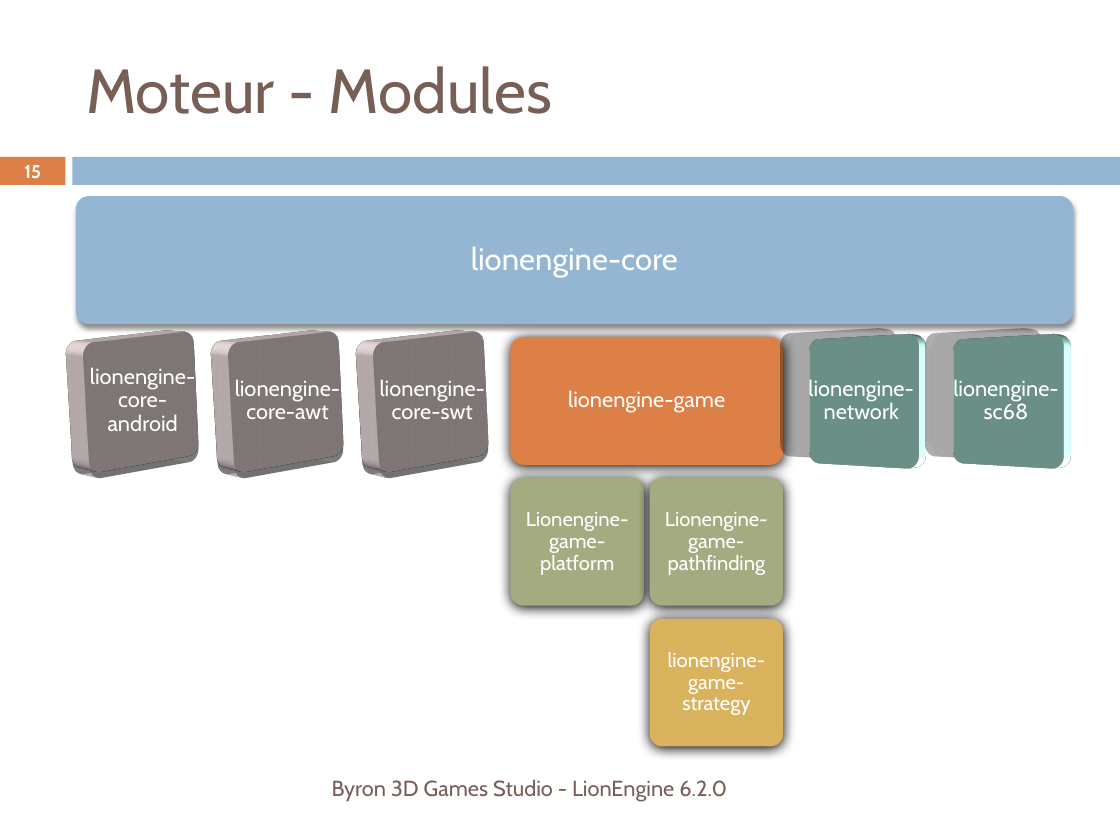
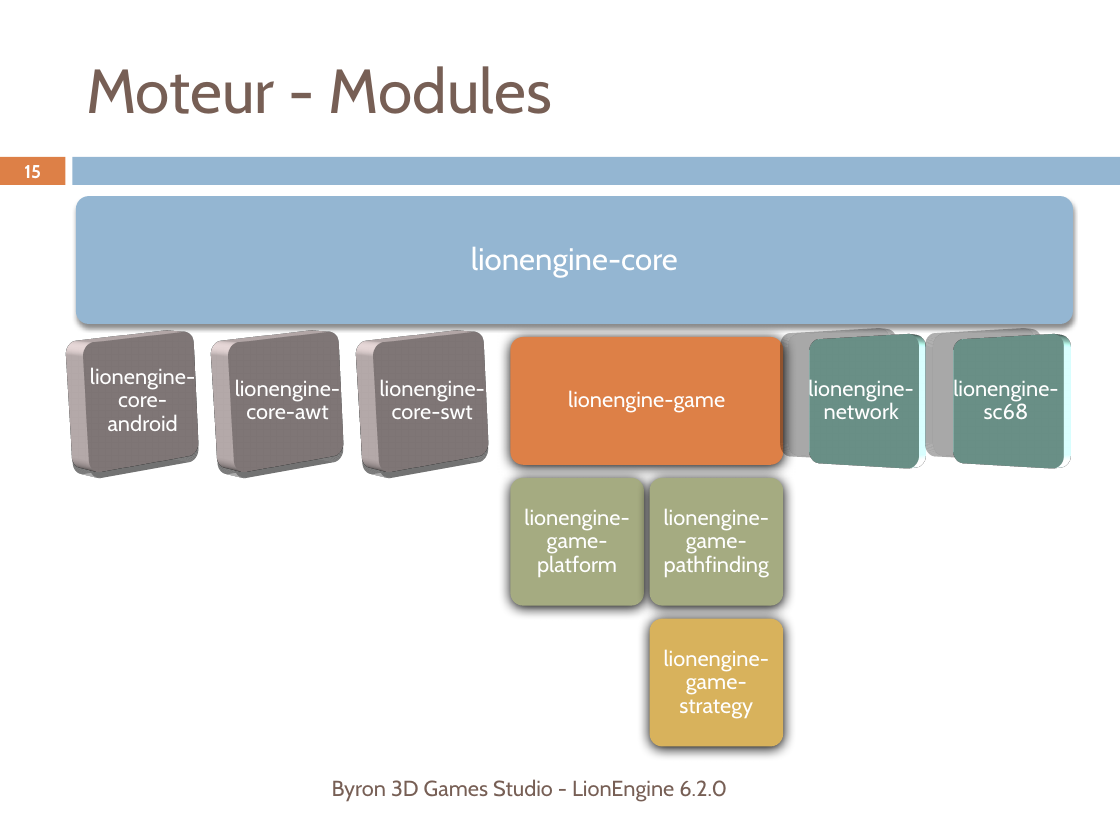
Before and after one commit to b3dgs/lionengine, a slide deck: slide 15 of doc/src/lionengine.pptx. Drawn at 1120x840 pixels with LibreOffice and Linux fonts; fonts in the diff are those of the drawing. Boxes give left, top, right and bottom in pixels: in the first picture for what was removed or moved away, otherwise in the second. Text is boxed around its words. In the diff, an @@ line names an element or a change of style, - is before the commit and + after.

```diff
--- a/doc/src/lionengine.pptx
+++ b/doc/src/lionengine.pptx
@@ text at box(524, 508, 629, 577): text changed; size 13 to 14 pt @@
-Lionengine-game-platform
+lionengine-game-platform
@@ text at box(664, 508, 769, 577): text changed; size 13 to 14 pt @@
-Lionengine-game-pathfinding
+lionengine-game-pathfinding
@@ text "lionengine-game-strategy" at box(664, 649, 769, 718): size 13 to 14 pt @@
```
Also in this commit, not shown: 7 other slides changed, 2 other files.
